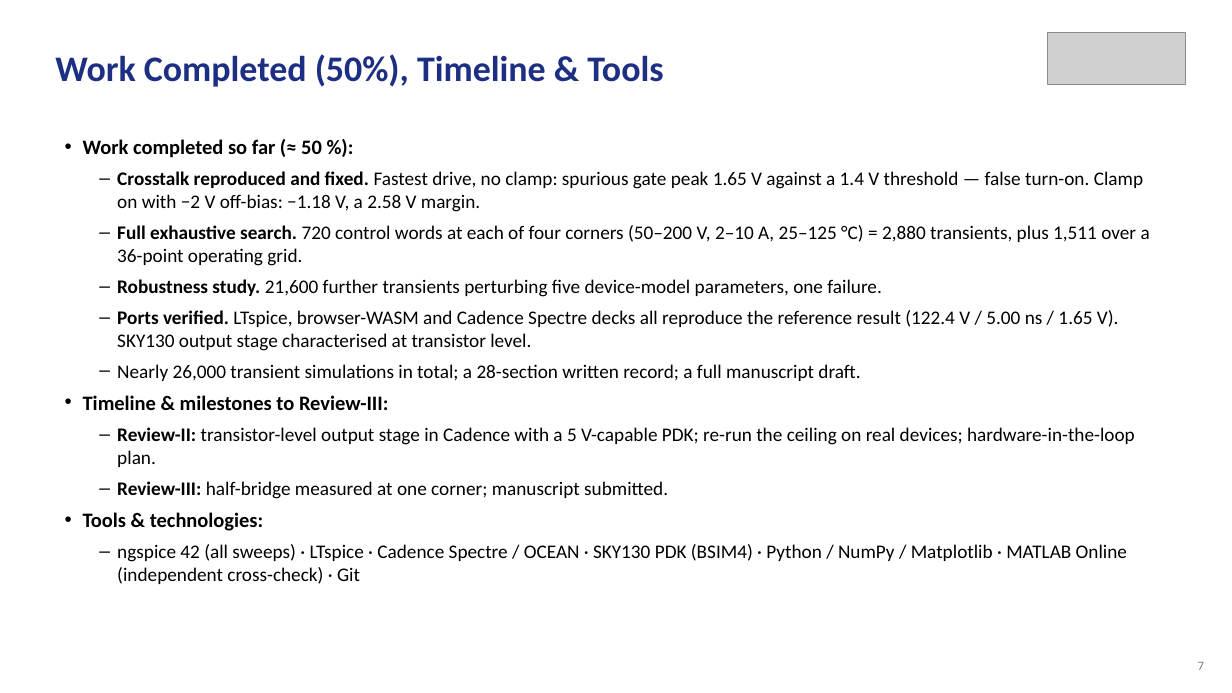
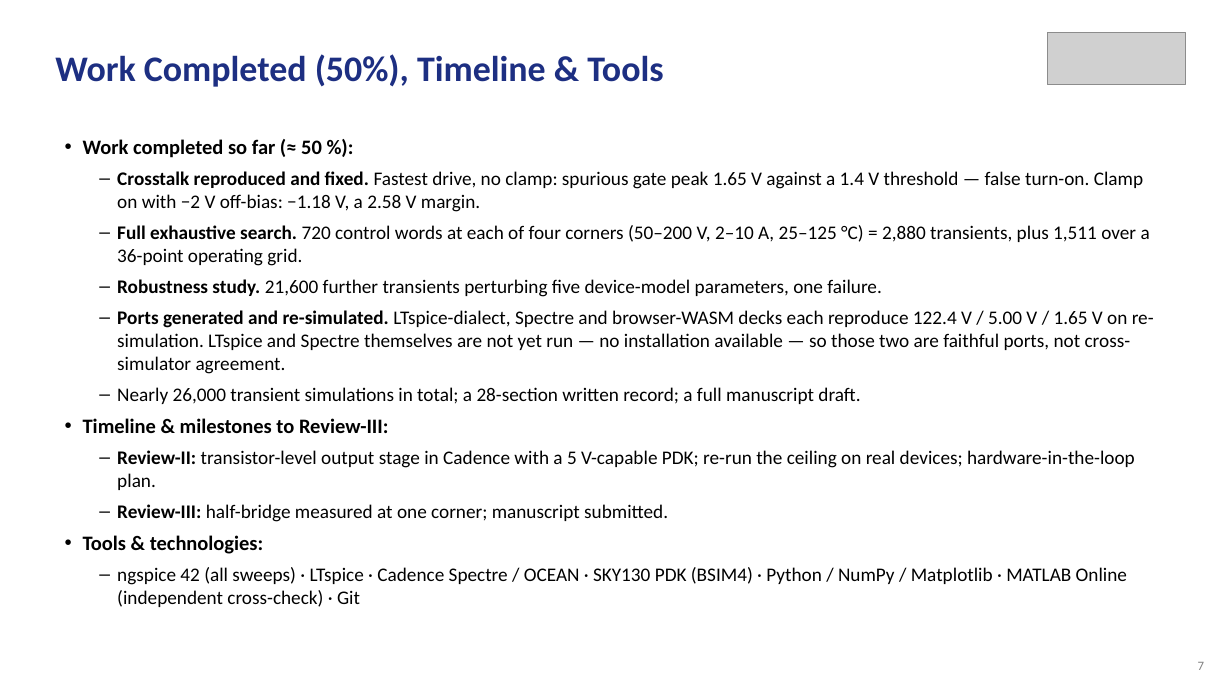
Before and after one commit to Amritha902/gan-driver, a slide deck: slide 7 of review/Review1_GaN_Segmented_Gate_Driver.pptx. Drawn at 1232x693 pixels with LibreOffice and Linux fonts; fonts in the diff are those of the drawing; grey boxes stand for pictures. Boxes give left, top, right and bottom in pixels: in the first picture for what was removed or moved away, otherwise in the second. Text is boxed around its words. In the diff, an @@ line names an element or a change of style, - is before the commit and + after.

```diff
--- a/review/Review1_GaN_Segmented_Gate_Driver.pptx
+++ b/review/Review1_GaN_Segmented_Gate_Driver.pptx
@@ text at [117, 310, 1154, 374]: text changed @@
-– Ports verified. LTspice, browser-WASM and Cadence Spectre decks all reproduce the reference result (122.4 V / 5.00 ns / 1.65 V). SKY130 output stage characterised at transistor level.
+– Ports generated and re-simulated. LTspice-dialect, Spectre and browser-WASM decks each reproduce 122.4 V / 5.00 V / 1.65 V on re-simulation. LTspice and Spectre themselves are not yet run — no installation available — so those two are faithful ports, not cross-simulator agreement.
```
Also in this commit, not shown: 2 other slides changed, 2 slides added, 4 other files.
